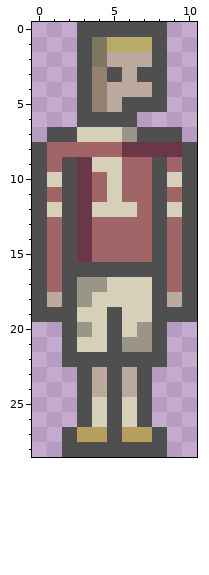
Edited in one commit: pixel-art sprite (Sprites/redGreyRight.png). The first picture shows the starting point.
The file is 11x29 pixels.
Now the later version:
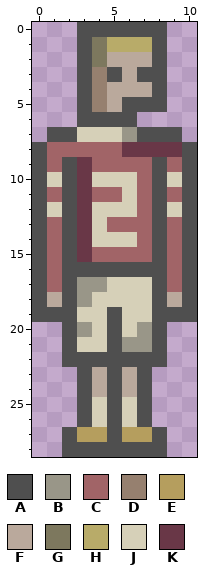
Palette (. is transparent): A #4f4f4f  B #999688  C #a16467  D #96806f  E #b59e5e  F #baa99c  G #7d785e  H #b8ab69  J #d6d0b8  K #693747
Edits made:
{"y":9,"x":4,"old":"JJ","new":"CC"}
{"y":10,"x":4,"old":"C","new":"J"}
{"y":10,"x":6,"old":"C","new":"J"}
{"y":11,"x":5,"old":"JC","new":"CJ"}
{"y":13,"x":4,"old":"C","new":"J"}
{"y":14,"x":4,"old":"CCC","new":"JJJ"}
